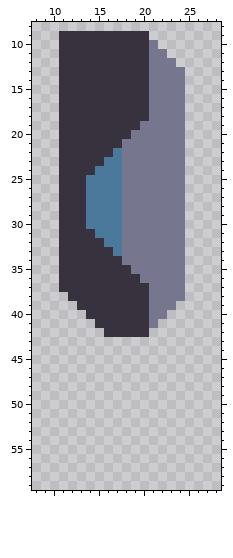
Two states of a sprite sheet, assets/sprites/blocks/turrets/raze/raze-barrel-1.png. That is the earlier state.
The file is 96x96 pixels. Shown: x 8..28, y 8..59. The old version is drawn lined up with the new one.
The same view after the edit:
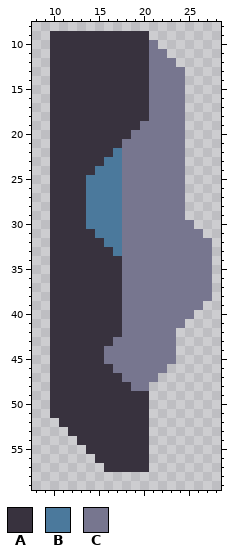
Palette (. is transparent): A #38323e  B #4b799c  C #77768f
Difference:
whole drawing moved by -14,+1 (the old picture is shown already moved)
y 9..29: x 10 . -> A
y 30: x 10 . -> A; x 25 . -> C
y 31: x 10 . -> A; x 25..26 .. -> CC
y 32..34: x 10 . -> A; x 25..27 ... -> CCC
y 35: x 10 . -> A; x 18 A -> C; x 25..27 ... -> CCC
y 36: x 10 . -> A; x 18..19 AA -> CC; x 25..27 ... -> CCC
y 37: x 10 . -> A; x 18..20 AAA -> CCC; x 25..27 ... -> CCC
y 38: x 10..11 .. -> AA; x 18..20 AAA -> CCC; x 25..27 ... -> CCC
y 39: x 10..12 ... -> AAA; x 18..20 AAA -> CCC; x 24..26 ... -> CCC
y 40: x 10..13 .... -> AAAA; x 18..20 AAA -> CCC; x 23..25 ... -> CCC
y 41: x 10..14 ..... -> AAAAA; x 18..20 AAA -> CCC; x 22..24 ... -> CCC
y 42: x 10..15 ...... -> AAAAAA; x 18..23 AAA... -> CCCCCC
y 43: x 10..23 .............. -> AAAAAAACCCCCCC
y 44..45: x 10..23 .............. -> AAAAAACCCCCCCC
y 46: x 10..22 ............. -> AAAAAAACCCCCC
y 47: x 10..21 ............ -> AAAAAAAACCCC
y 48: x 10..20 ........... -> AAAAAAAAACC
y 49..51: x 10..20 ........... -> AAAAAAAAAAA
y 52: x 11..20 .......... -> AAAAAAAAAA
y 53: x 12..20 ......... -> AAAAAAAAA
y 54: x 13..20 ........ -> AAAAAAAA
y 55: x 14..20 ....... -> AAAAAAA
y 56: x 15..20 ...... -> AAAAAA
y 57: x 16..20 ..... -> AAAAA
Changed places in both pictures, as pixel boxes (x1, y1, x2, y2):
changed: (50, 31, 212, 472)
